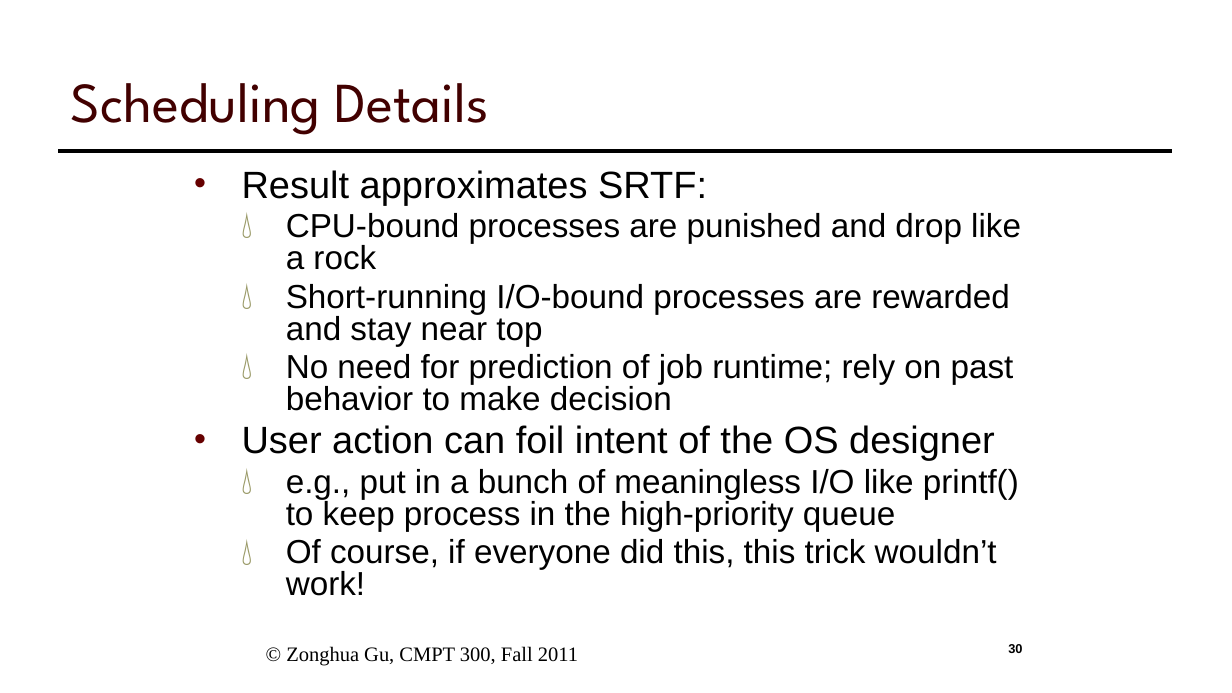
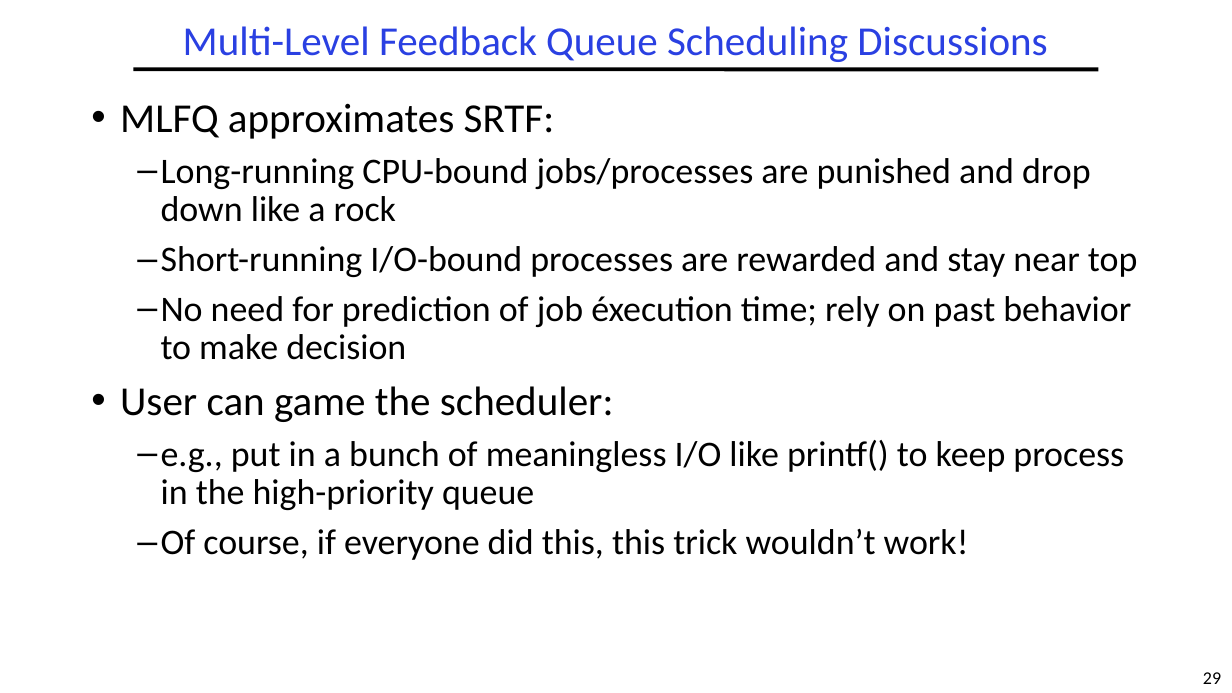
Before and after one commit to guhofstra/CSC256Fa25, a slide deck: slide 29 of PPTs/LXX Scheduling.pptx (slide 30 before the commit). Drawn at 1232x693 pixels with LibreOffice and Linux fonts; fonts in the diff are those of the drawing. Boxes give left, top, right and bottom in pixels: in the first picture for what was removed or moved away, otherwise in the second. Text is boxed around its words. In the diff, an @@ line names an element or a change of style, - is before the commit and + after.

```diff
--- a/PPTs/LXX Scheduling.pptx
+++ b/PPTs/LXX Scheduling.pptx
@@ title added at bbox=[183, 26, 1047, 62], 32 pt, text #2A40E2 @@
+Multi-Level Feedback Queue Scheduling Discussions
@@ title removed at bbox=[71, 83, 488, 135] @@
-Scheduling Details
@@ line moved from (58, 152) - (1173, 152) to (133, 69) - (1099, 69) @@
@@ text "MLFQ approximates SRTF:": place and size @@
-text "MLFQ approximates SRTF:" at bbox=[242, 170, 1021, 596]
+text "MLFQ approximates SRTF:" at bbox=[120, 103, 1137, 560]
@@ text at bbox=[120, 103, 1091, 222]: text changed; size 25.9 to 28 pt; font Arial to Calibri @@
-• Result approximates SRTF:
-  💧 CPU-bound processes are punished and drop like a rock
+• MLFQ approximates SRTF:
+  – Long-running CPU-bound jobs/processes are punished and drop down like a rock
@@ text at bbox=[161, 246, 1137, 560]: size 25.9 to 28 pt, font Arial to Calibri in "Short-running I/O-bound processes are rewarded and stay ...", "e.g., put in a bunch of meaningless ...", "Of course, if everyone did this, this ..."; bullet 💧 to –; line spacing 0.8 to 0.9; more space between paragraphs @@
@@ text at bbox=[120, 296, 1131, 422]: text changed; size 25.9 to 28 pt; font Arial to Calibri @@
-  💧 No need for prediction of job runtime; rely on past behavior to make decision
-• User action can foil intent of the OS designer
+  – No need for prediction of job éxecution time; rely on past behavior to make decision
+• User can game the scheduler:
@@ text removed at bbox=[286, 646, 578, 666] @@
-© Zonghua Gu, CMPT 300, Fall 2011
@@ page number removed at bbox=[1008, 644, 1022, 653] @@
-30
@@ page number added at bbox=[1203, 672, 1221, 684], 14 pt, text #000000 @@
+29
```
Also in this commit, not shown: 13 other slides changed, 16 slides added, 20 slides removed, 13 other files.
